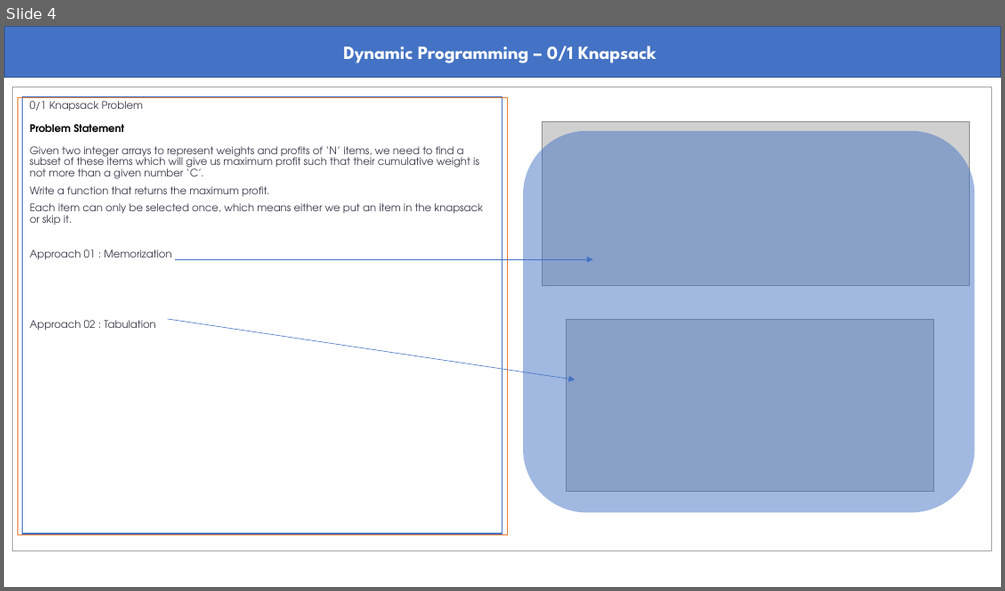
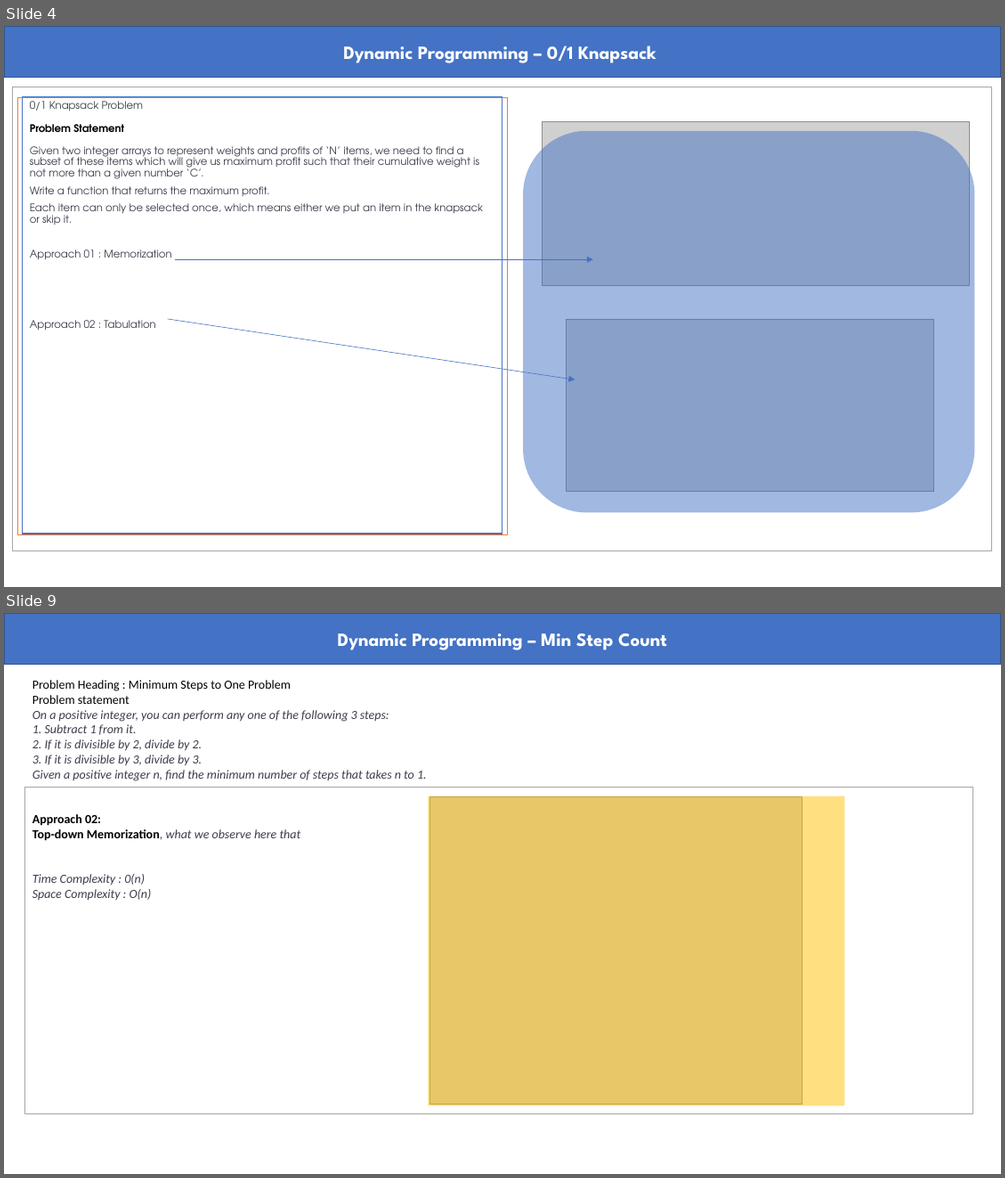
Before and after one commit to abmishra1234/4AM_Club_Coding, a slide deck: Dynamic_Programming/Dynamic Programming.pptx. Shown one above the other, each under a label of ours: slide 4 before the commit, slides 4 and 9 after it; the slides between them are not shown. The pictures are 1005x591 and 1005x1178 pixels, drawn with LibreOffice and Linux fonts; fonts in the diff are those of the drawing; grey boxes stand for pictures. Boxes give left, top, right and bottom in pixels: in the first picture for what was removed or moved away, otherwise in the second. Text is boxed around its words. In the diff, an @@ line names an element or a change of style, - is before the commit and + after.

```diff
--- a/Dynamic_Programming/Dynamic Programming.pptx
+++ b/Dynamic_Programming/Dynamic Programming.pptx
@@ slide 9 added at <box>4,613,1001,1174</box>, background #FFFFFF @@
@@ rectangle added at <box>4,613,1001,664</box>, fill #4472C4, outline #325491 1 pt, 18 pt, text #FFFFFF, bold @@
+Dynamic Programming – Min Step Count
@@ text added at <box>32,680,427,900</box>, 12 pt, text #3D3D4E, italic @@
+Problem Heading : Minimum Steps to One Problem
+Problem statement
+On a positive integer, you can perform any one of the following 3 steps:
+1. Subtract 1 from it.
+2. If it is divisible by 2, divide by 2.
+3. If it is divisible by 3, divide by 3.
+Given a positive integer n, find the minimum number of steps that takes n to 1.
+Approach 02:
+Top-down Memorization, what we observe here that
+Time Complexity : 0(n)
+Space Complexity : O(n)
@@ rectangle added at <box>25,787,973,1114</box>, outline #A5A5A5 0.75 pt @@
@@ rectangle added at <box>428,796,844,1106</box>, fill #FFC000 at 50% opacity @@
@@ picture added at <box>430,797,802,1104</box> @@
```
Also in this commit, not shown: 2 slides changed, 3 other slides added.
